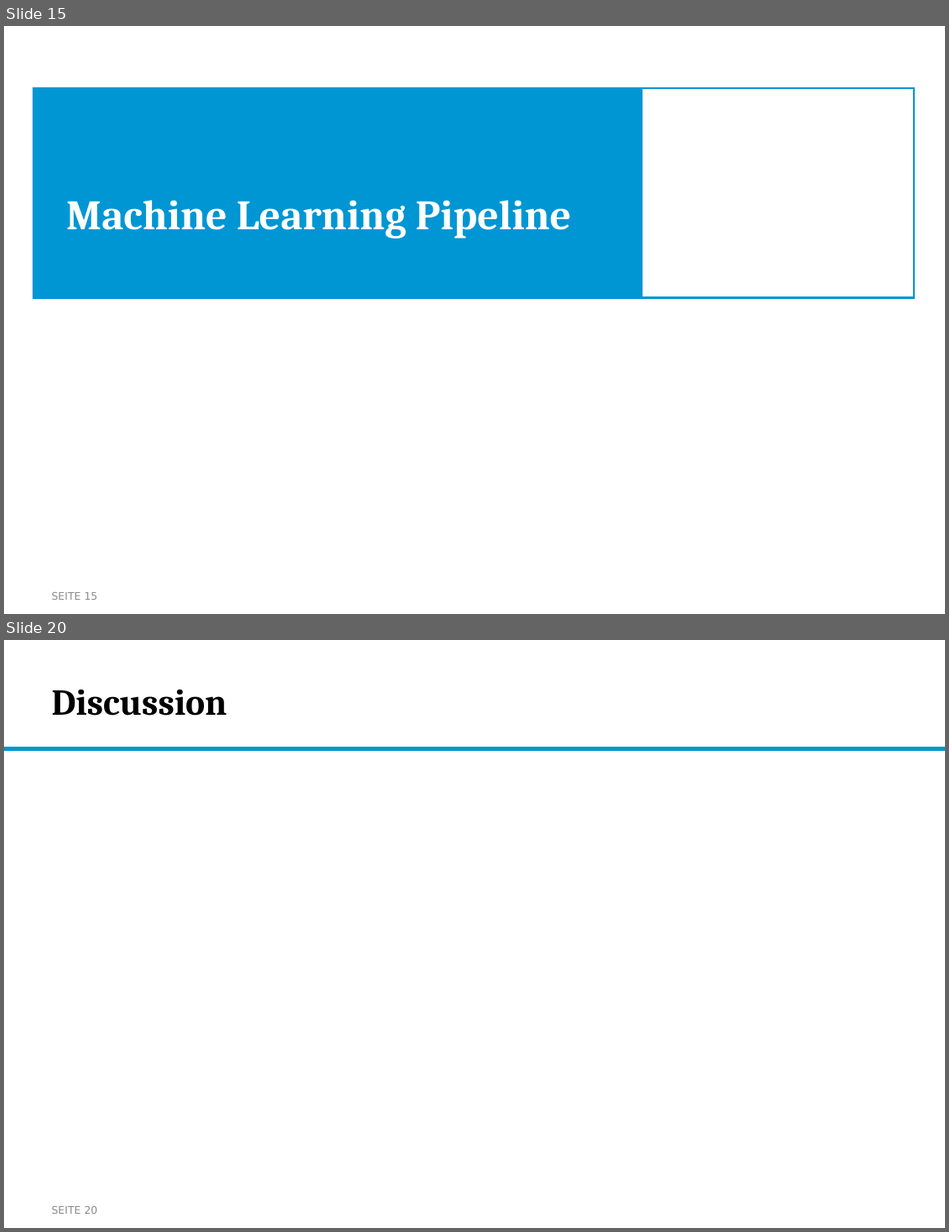
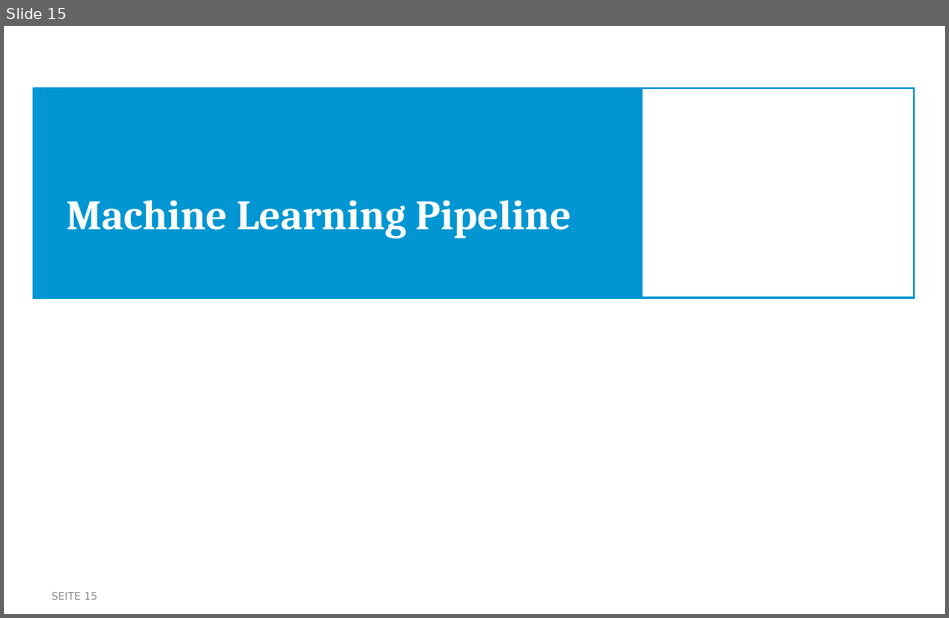
Before and after one commit to nikmaster/wu_dslab_infrared-city, a slide deck: deliverables/3b. intermediate slides/Intermediate Slides.pptx. Shown one above the other, each under a label of ours: slides 15 and 20 before the commit, slide 15 after it; the slides between them are not shown. The pictures are 949x1232 and 949x618 pixels, drawn with LibreOffice and Linux fonts; fonts in the diff are those of the drawing; background and template pictures are left out. Boxes give left, top, right and bottom in pixels: in the first picture for what was removed or moved away, otherwise in the second. Text is boxed around its words. In the diff, an @@ line names an element or a change of style, - is before the commit and + after.

```diff
--- a/deliverables/3b. intermediate slides/Intermediate Slides.pptx
+++ b/deliverables/3b. intermediate slides/Intermediate Slides.pptx
@@ slide 20 removed at (4,640,945,1228), background #FFFFFF @@
@@ title removed at (52,690,227,716) @@
-Discussion
@@ rectangle removed at (4,748,945,750) @@
@@ page number removed at (52,1206,98,1214) @@
-SEITE 20
```
Also in this commit, not shown: 5 slides changed, 1 slide added.
